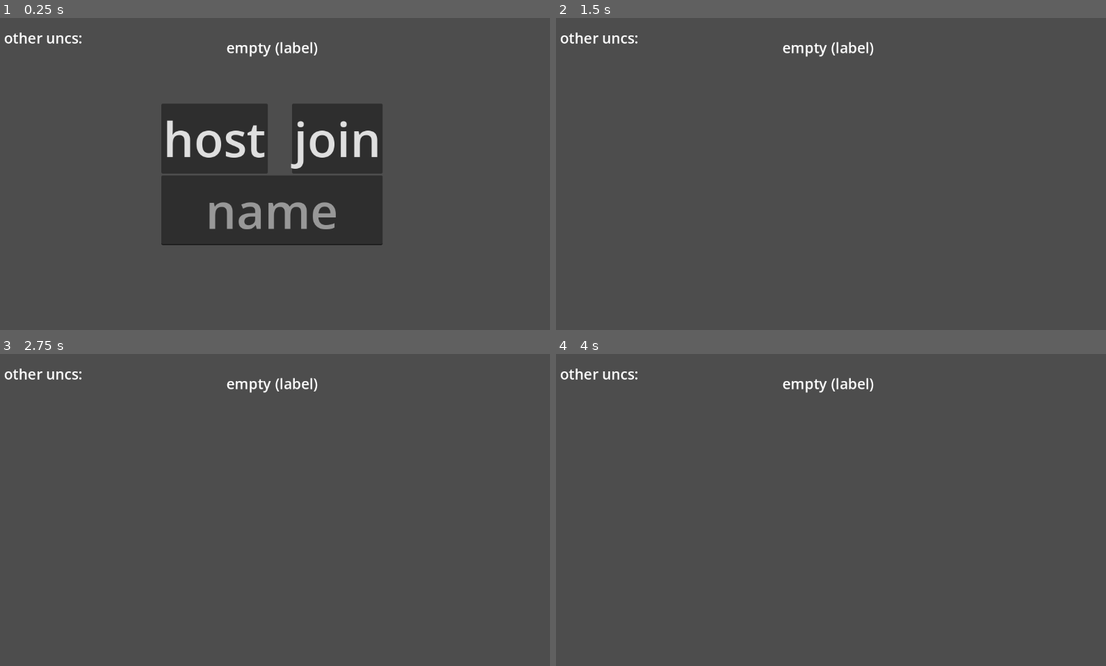
Above: before the commit, frames 1-4 (two rows, left to right).
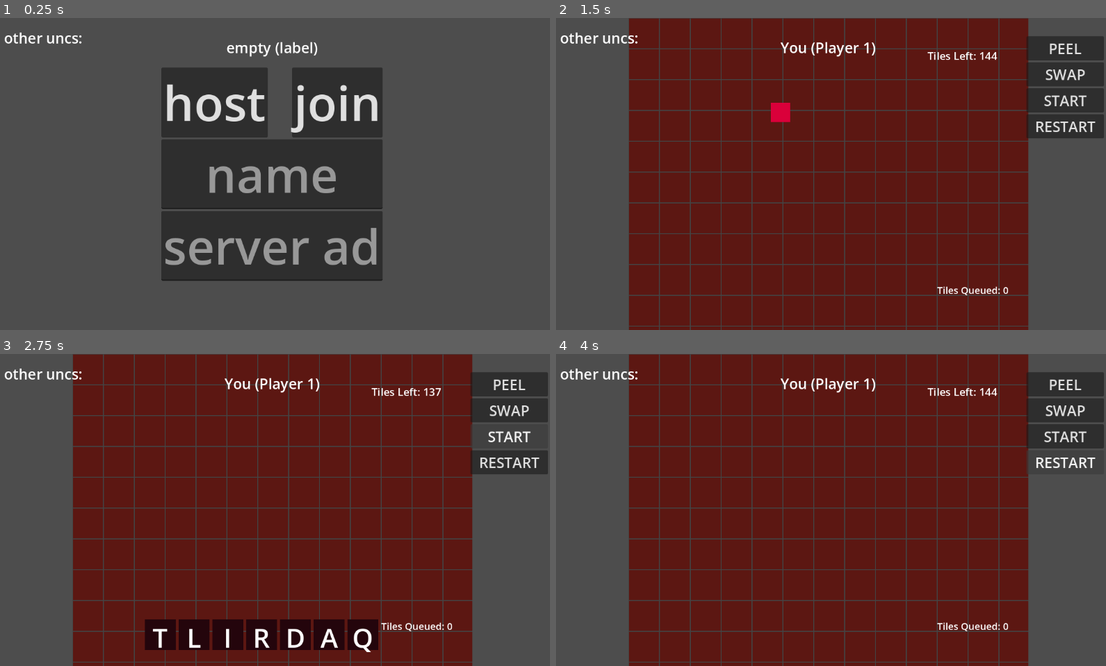
Above: after the commit, the same moments.

Repository: generallyy/bananagrams
Game: Godot game, scene res://scenes/Main.tscn
The game is run twice, just before and just after one commit, with the same random seed, the same clock (stepped at 60 frames per second) and the same inputs.
Inputs (mouse positions are in pixels of both pictures, inside the frame that each line leads up to):
- Up to frame 1 (0.25 s): no input
- Up to frame 2 (1.5 s): click "join" at 0.5 s; click (770, 102) at 1.25 s, where only the run after the commit has a clickable "host"
- Up to frame 3 (2.75 s): click (511, 435) at 2 s, where only the run after the commit has a clickable "START"
- Up to frame 4 (4 s): click (1067, 435) at 2.75 s, where only the run after the commit has a clickable "START"; click (1067, 463) at 3.5 s, where only the run after the commit has a clickable "RESTART"

The runs differ from the first frame. In frame 1, 14% of the frame differs, in the area x 29-70%, y 16-85%; in frame 2, 73%, in the area x 13-100%, y 0-100%; in frame 3, 72%; in frame 4, 72%.

Commit message:
server ad for playit.gg
yer

Diff:
--- a/scenes/Main.tscn
+++ b/scenes/Main.tscn
@@ -52,6 +52,11 @@
 alignment = 1
 max_length = 10
 
+[node name="AddressField" type="LineEdit" parent="Start Menu/VBoxContainer" unique_id=123456789]
+layout_mode = 2
+placeholder_text = "server address (e.g. abc.ply.gg:12345)"
+alignment = 1
+
 [node name="PeersPanel" type="VBoxContainer" parent="." unique_id=2121147377]
 layout_mode = 1
 offset_left = 20.0
--- a/scripts/Main.gd
+++ b/scripts/Main.gd
@@ -7,6 +7,7 @@
 @onready var top_label = $Label
 @onready var right_panel = $PeersPanel/MarginContainer/PanelNames
 @onready var name_field = get_node("Start Menu/VBoxContainer/NameField")
+@onready var address_field = get_node("Start Menu/VBoxContainer/AddressField")
 
 var player_names = {} # dict of id : name
 var next_default_name = 1
@@ -15,7 +16,6 @@
 var local_player_character
 
 const SERVER_PORT = 8080
-const SERVER_IP = "127.0.0.1"
 
 
 #func _ready():
@@ -61,8 +61,26 @@
 	)
 
 func _on_join_pressed():
+	var raw = address_field.text.strip_edges()
+	if raw.is_empty():
+		top_label.text = "Enter a server address to join."
+		return
+
+	var host: String
+	var port: int
+	if ":" in raw:
+		var parts = raw.split(":", false, 1)
+		host = parts[0]
+		port = parts[1].to_int()
+		if port <= 0 or port > 65535:
+			top_label.text = "Invalid port number."
+			return
+	else:
+		host = raw
+		port = SERVER_PORT
+
 	start_menu.visible = false
-	peer.create_client(SERVER_IP, SERVER_PORT)
+	peer.create_client(host, port)
 	multiplayer.multiplayer_peer = peer
 
 
Not shown, changed: icon.svg.import
